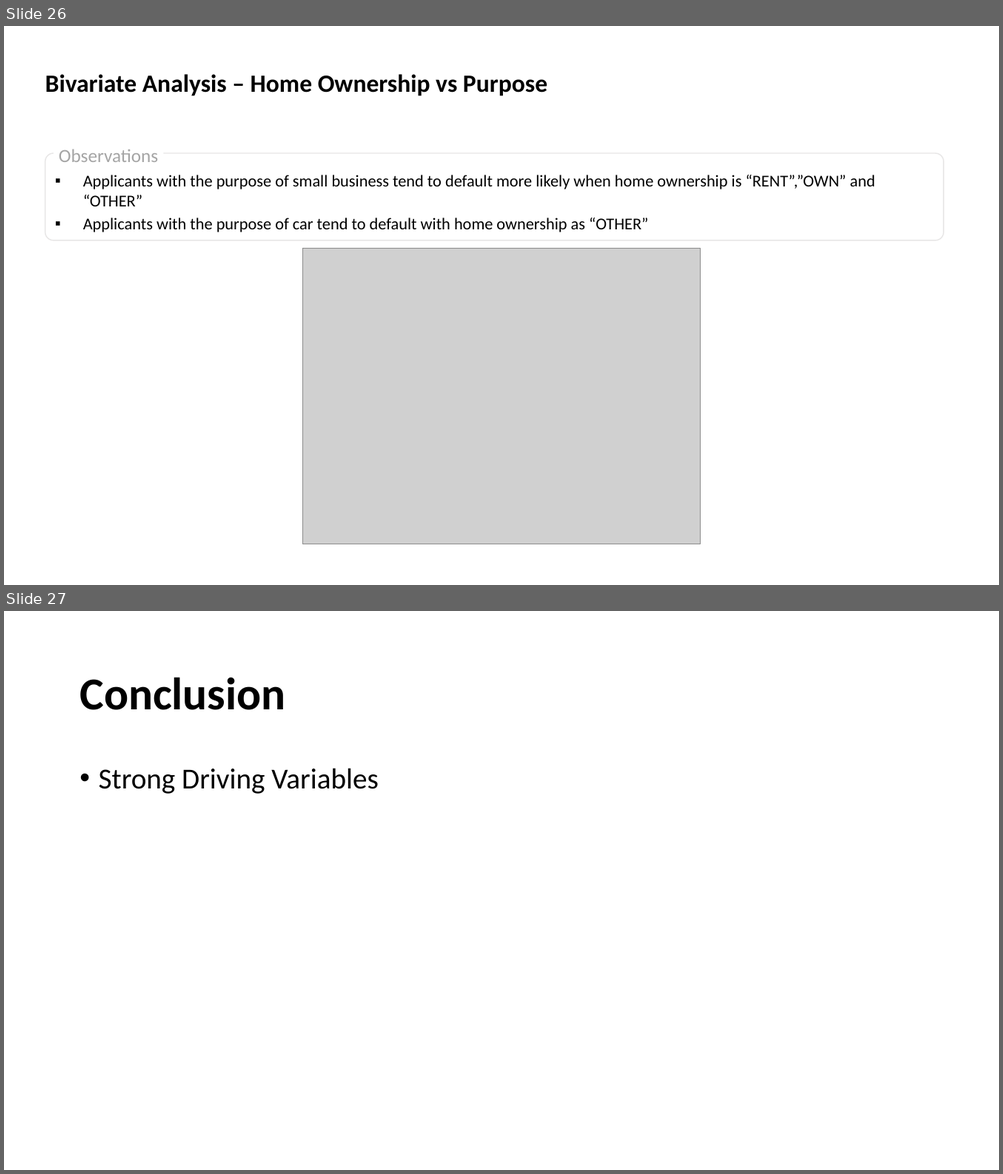
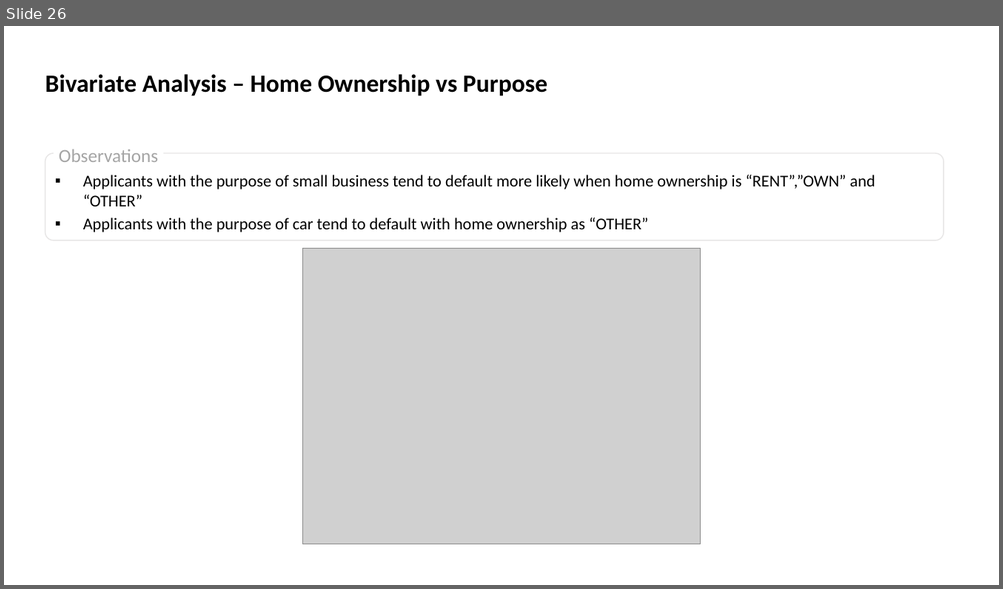
Before and after one commit to SathishKumarRamasamy/lending-club-case-study, a slide deck: Lending_Club_Case_Study.pptx. Shown one above the other, each under a label of ours: slides 26 and 27 before the commit, slide 26 after it. The pictures are 1003x1174 and 1003x589 pixels, drawn with LibreOffice and Linux fonts; fonts in the diff are those of the drawing; grey boxes stand for pictures. Boxes give left, top, right and bottom in pixels: in the first picture for what was removed or moved away, otherwise in the second. Text is boxed around its words. In the diff, an @@ line names an element or a change of style, - is before the commit and + after.

```diff
--- a/Lending_Club_Case_Study.pptx
+++ b/Lending_Club_Case_Study.pptx
@@ slide 27 removed at (4, 611, 999, 1170), background #FFFFFF @@
@@ title removed at (79, 677, 285, 710) @@
-Conclusion
@@ text removed at (99, 768, 378, 794) @@
-• Strong Driving Variables
```
Also in this commit, not shown: 4 slides changed, 1 slide added, 1 other slide removed, 2 other files.
